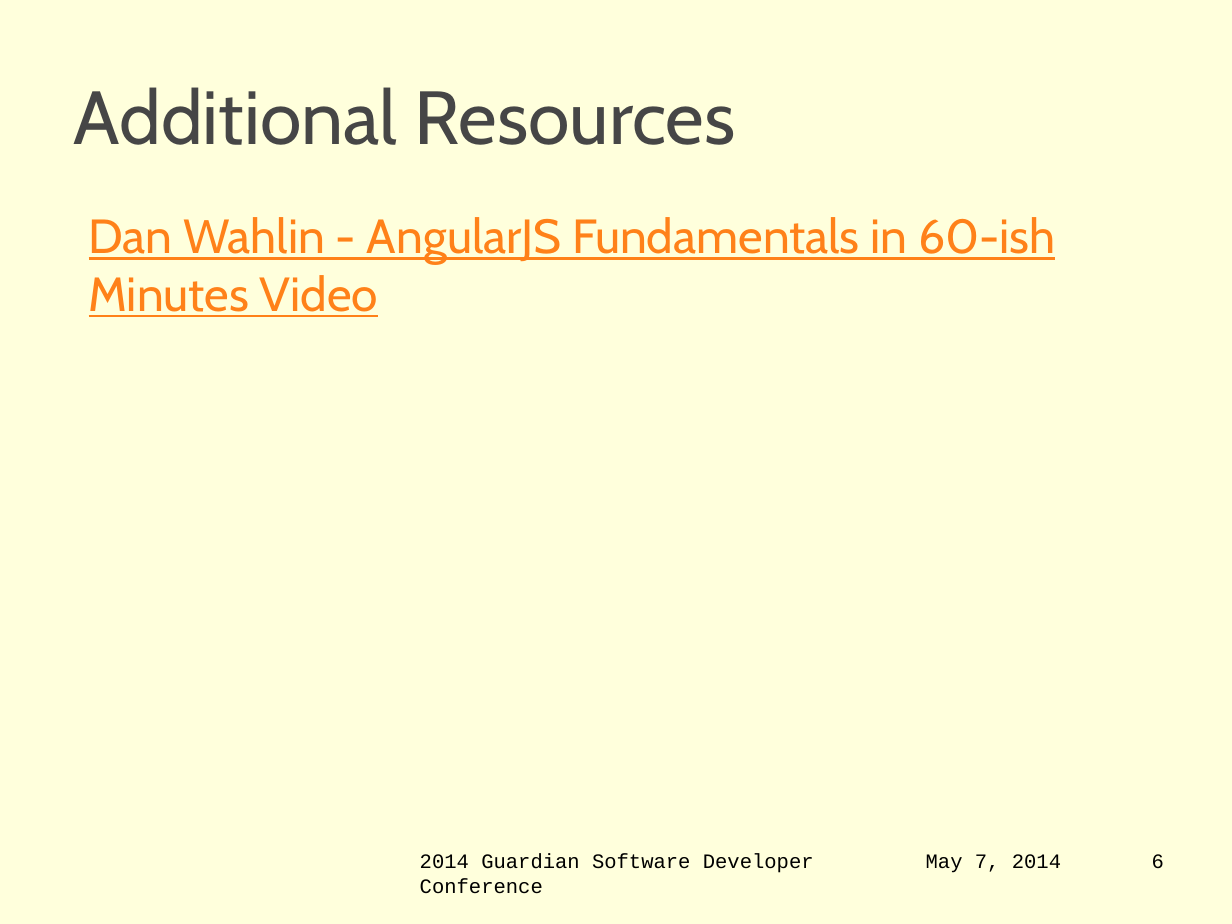
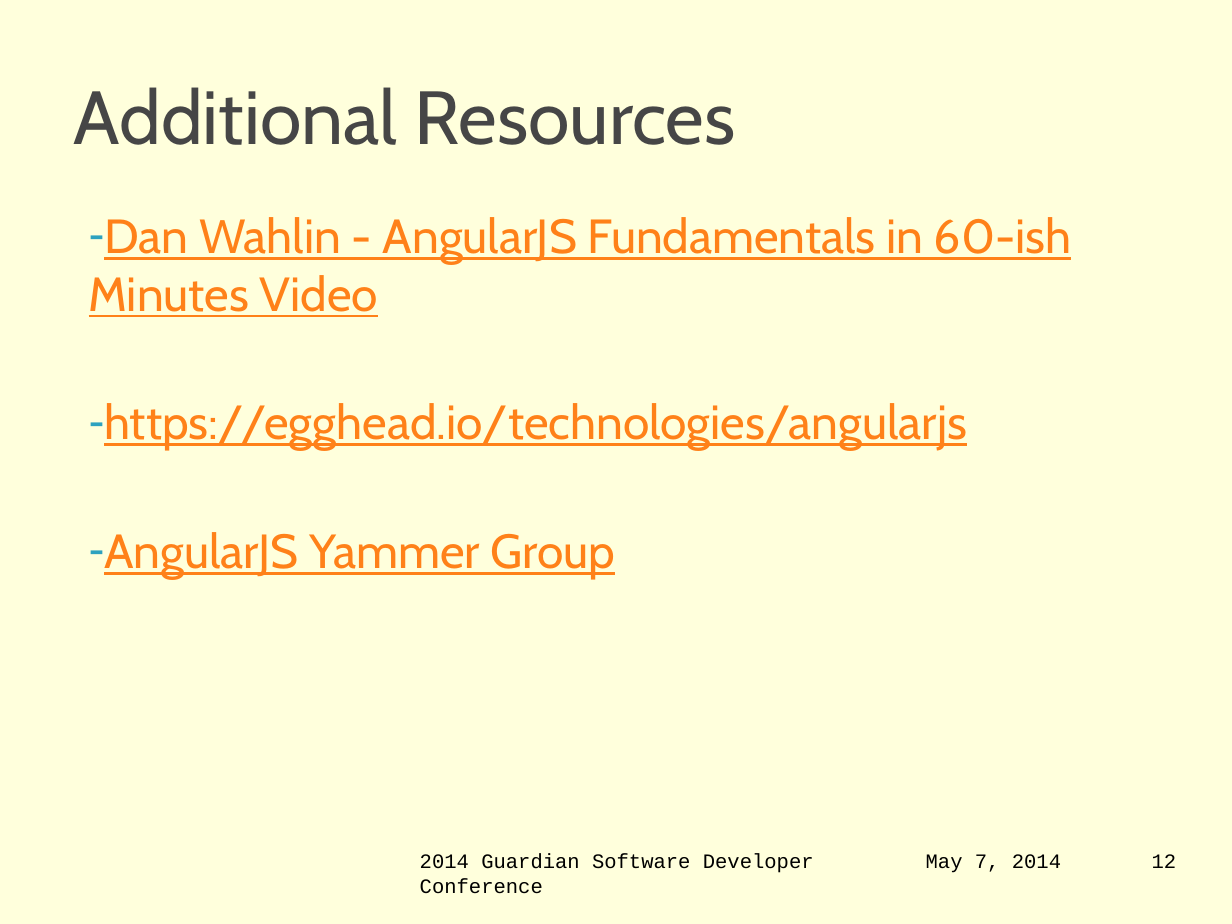
Before and after one commit to jbellmore/GSDC-2014-AngularJS, a slide deck: slide 12 of intro-to-angular-js.pptx (slide 6 before the commit). Drawn at 1232x924 pixels with LibreOffice and Linux fonts; fonts in the diff are those of the drawing; background and template pictures are left out. Boxes give left, top, right and bottom in pixels: in the first picture for what was removed or moved away, otherwise in the second. Text is boxed around its words. In the diff, an @@ line names an element or a change of style, - is before the commit and + after.

```diff
--- a/intro-to-angular-js.pptx
+++ b/intro-to-angular-js.pptx
@@ text at [89,217,1072,317]: bullet none to ‐ @@
@@ text at [104,403,967,579]: paragraphs added @@
+‐ https://egghead.io/technologies/angularjs
+‐ AngularJS Yammer Group
@@ page number at [1152,854,1177,868]: text changed @@
-6
+12
```
Also in this commit, not shown: 4 other slides changed, 6 slides added, 1 other file.
